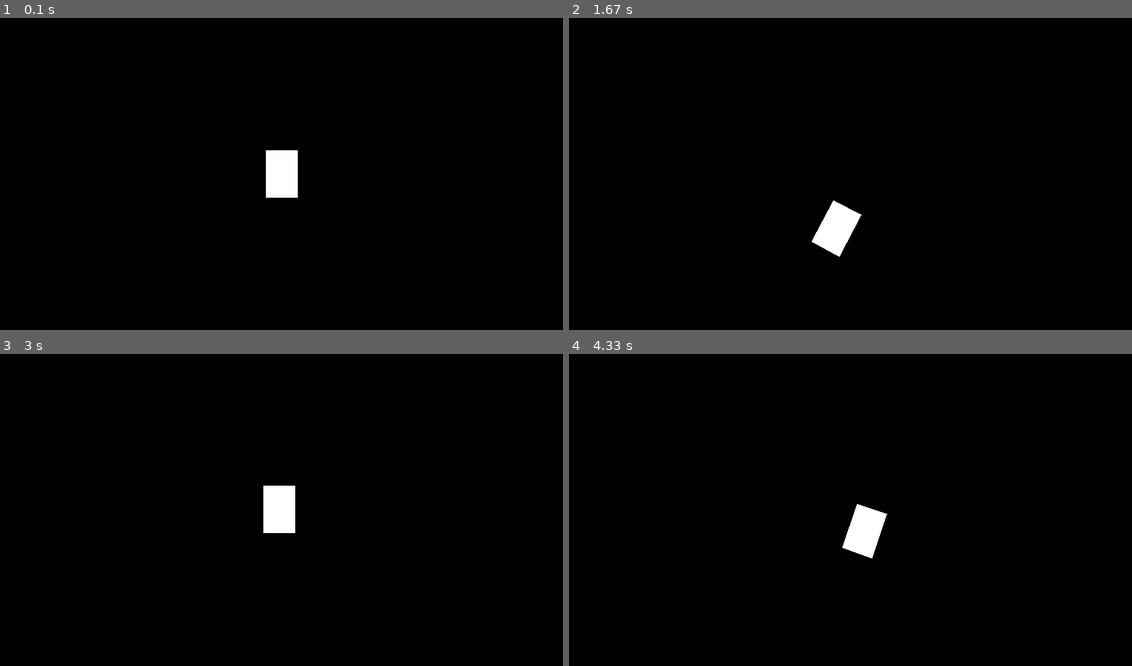
Above: before the commit, frames 1-4 (two rows, left to right).
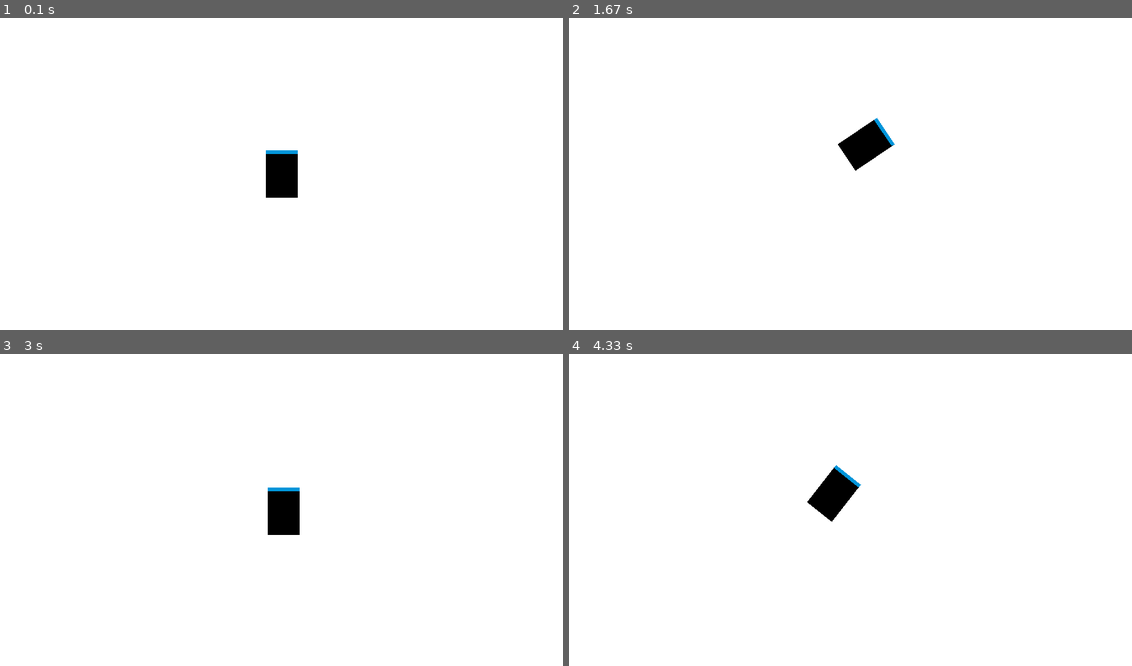
Above: after the commit, the same moments.

Repository: Wooyceps/mobile-robot-pygame-simulation
Game: pygame game, started from main.py
The game is run twice, just before and just after one commit, with the same random seed, the same clock (stepped at 60 frames per second) and the same inputs.
Inputs:
- Up to frame 1 (0.1 s): no input
- Up to frame 2 (1.67 s): hold Right 0.33-0.8 s; hold Up 0.83-1.13 s; hold Right 1.17-1.63 s
- Up to frame 3 (3 s): hold Left 1.67-2.2 s; hold Down 2.23-2.53 s; hold Left 2.57-2.97 s
- Up to frame 4 (4.33 s): hold Up 3-3.37 s; hold Right 3.4-4.03 s; hold Down from 4.07 s (still down)

The runs differ from the first frame. In frame 1, 100% of the frame differs, in the area x 0-100%, y 0-100%; in frame 2, 98%; in frame 3, 100%; in frame 4, 98%.

Commit message:
movement enhanced to match with keyboard arrows and front light feature added

Diff:
--- a/main.py
+++ b/main.py
@@ -10,9 +10,9 @@
 BLACK = (0, 0, 0)
 RED = (255, 0, 0)
 YELLOW = (255, 255, 0)
+AIUT_BLUE = (0, 149, 218)
 
 FPS = 60
-VEL = 5  # pixels or degrees
 
 
 class AMR():
@@ -20,16 +20,17 @@
         self.width, self.height = 50, 75
         self.x, self.y = WIDTH // 2, HEIGHT // 2
         self.angle_rad = 0  # angle > 0 => rotated left
-        self.color = WHITE
-        self.lin_speed = VEL
-        self.rot_speed_deg = 0.5
+        self.color = BLACK
+        self.front_color = AIUT_BLUE
+        self.lin_speed = 3 # pixels per frame
+        self.rot_speed_deg = 1  # degree per frame
 
     def handle_movement(self, keys):
         if keys[pygame.K_UP]:
             print("K_UP")
+            self.move_fwd_bwd(-1)
+        if keys[pygame.K_DOWN]:
             self.move_fwd_bwd(1)
-        if keys[pygame.K_DOWN]:
-            self.move_fwd_bwd(-1)
         if keys[pygame.K_LEFT]:
             self.rotate(1)
         if keys[pygame.K_RIGHT]:
@@ -44,28 +45,44 @@
         self.angle_rad += self.rot_speed_deg * math.pi / 180 * direction
         print(f"current angle: {self.angle_rad * 180 / math.pi} [deg], {self.angle_rad} [rad]")
 
-    def draw(self):
-        WIN.fill(BLACK)
-        # rect = pygame.Rect(self.x, self.y, self.width, self.height)
-        # pygame.draw.rect(WIN, self.color, rect)
-        self.draw_rectangle()
-        pygame.display.update()
+    def draw_AMR(self):
+        WIN.fill(WHITE)
 
-    def draw_rectangle(self):
+        # AMR body base
         points = []
+
         half_diag = math.sqrt((self.height / 2) ** 2 + (self.width / 2) ** 2)
-
         rect_ang = math.atan2(self.height / 2, self.width / 2)  # from x-axis perspective
-
         rect_angles = [rect_ang, -rect_ang + math.pi, rect_ang + math.pi, -rect_ang]  # angle to each corner
 
-        # Calculate the coordinates of each point.
         for angle in rect_angles:
             y_offset = -1 * half_diag * math.sin(angle + self.angle_rad)
             x_offset = half_diag * math.cos(angle + self.angle_rad)
             points.append((self.x + x_offset, self.y + y_offset))
 
         pygame.draw.polygon(WIN, self.color, points)
+
+        # AMR front light feature
+        points = []
+
+        half_diag_outer = math.sqrt((self.height / 2) ** 2 + (self.width / 2) ** 2)
+        half_diag_inner = math.sqrt((self.height / 2 - 5) ** 2 + (self.width / 2) ** 2)
+        rect_ang_outer = math.atan2(self.height / 2, self.width / 2)  # from x-axis perspective
+        rect_ang_inner = math.atan2(self.height / 2 - 5, self.width / 2)  # from x-axis perspective
+        rect_angles = [rect_ang_outer, -rect_ang_outer + math.pi, -rect_ang_inner + math.pi, rect_ang_inner]  # angle to each corner
+
+        for idx, angle in enumerate(rect_angles):
+            if idx < 2:
+                y_offset = -1 * half_diag_outer * math.sin(angle + self.angle_rad)
+                x_offset = half_diag_outer * math.cos(angle + self.angle_rad)
+            else:
+                y_offset = -1 * half_diag_inner * math.sin(angle + self.angle_rad)
+                x_offset = half_diag_inner * math.cos(angle + self.angle_rad)
+            points.append((self.x + x_offset, self.y + y_offset))
+
+        pygame.draw.polygon(WIN, self.front_color, points)
+
+        pygame.display.update()
 
 
 def main():
@@ -84,11 +101,8 @@
 
         keys = pygame.key.get_pressed()
         amr.handle_movement(keys)
-        amr.draw()
+        amr.draw_AMR()
 
 
 if __name__ == "__main__":
     main()
-
-# rotated_amr = pygame.transform.rotate(amr, amr.angle)
-# WIN.blit(rotated_amr, amr)
